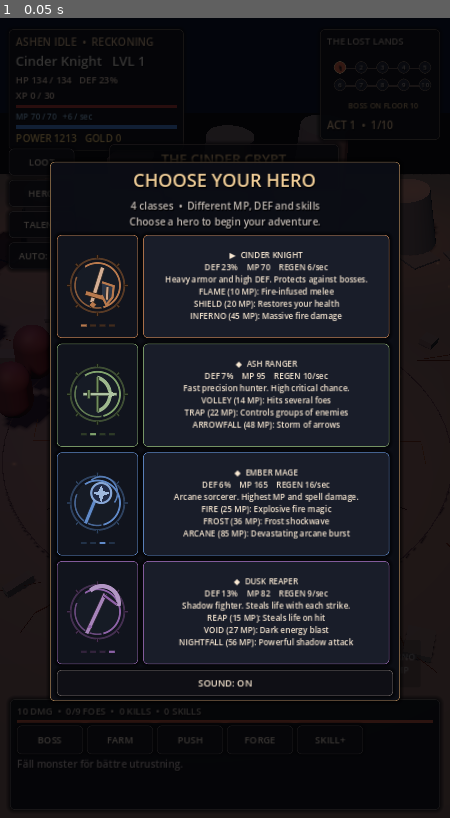
Above: before the commit, frame 1.
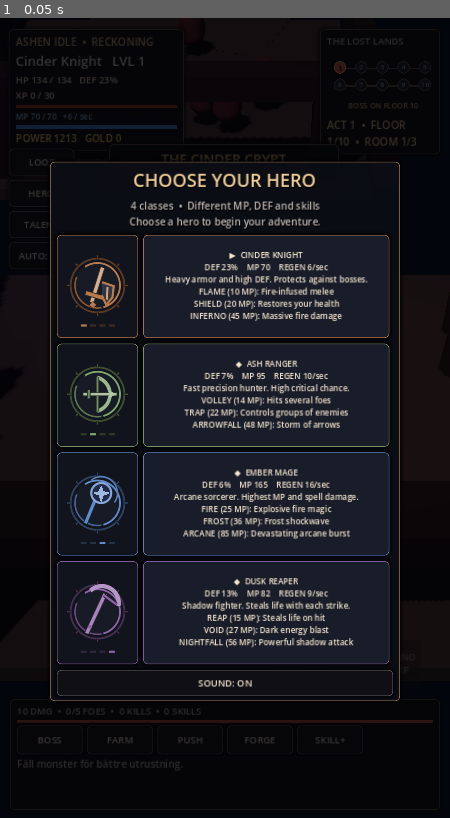
Above: after the commit, the same moment.

Repository: bananofil-wq/AshenIdle
Game: Godot game, scene res://scenes/main.tscn
Two runs of this game, one before a commit and one after it. Both use one fixed random seed, a clock stepped at 60 frames per second and the inputs below.
Inputs:
- Up to frame 1 (0.05 s): no input

The runs differ from the first frame. In frame 1, 3.3% of the frame differs, in the area x 0-100%, y 5-100%.

Commit message:
Replace arena loop with 3-chamber floor traversal, camera follow, room encounters and ten-floor biome themes

Diff:
--- a/scripts/main.gd
+++ b/scripts/main.gd
@@ -127,6 +127,10 @@
 var ritual_marks: Array = []
 var attack_animation_index := 0
 var biome_index := -1
+var dungeon_map: Node3D
+var dungeon_points := PackedVector3Array()
+var dungeon_room_index := 1
+var dungeon_travel_distance := 0.0
 var boss_telegraph: MeshInstance3D
 var boss_cast_timer := 4.5
 var boss_cast_windup := 0.0
@@ -277,14 +281,12 @@
     arcane.light_energy = 0.68
     arcane.omni_range = 12
 
-    _box(self, Vector3(22.5, 1.1, 22.5), Vector3(0, -0.62, 0), Color("0c0e13"))
-    _make_dungeon_floor()
-    _place_dungeon_detail()
-    _decorate_arena()
-    _scatter_embers()
-    hero = _make_animated_character(["Knight", "Rogue", "Mage", "Barbarian"][hero_class], Vector3(-0.45, 0, 0.65), false)
-    # All on-screen creatures are real combat entities; no decorative fake opponent.
-    _spawn_horde()
+    # The old static arena is replaced by interconnected dungeon chambers.
+    var dungeon_script: Script = preload("res://scripts/dungeon_builder.gd")
+    dungeon_map = dungeon_script.new() as Node3D
+    dungeon_map.name = "TraversableDungeon"
+    add_child(dungeon_map)
+    hero = _make_animated_character(["Knight", "Rogue", "Mage", "Barbarian"][hero_class], Vector3(0, 0, 5), false)
 
 func _panel_color() -> StyleBoxFlat:
     var b = StyleBoxFlat.new()
@@ -706,6 +708,15 @@
         enemy_hp = enemy_max
         return
     _clear_boss_telegraph()
+    if dungeon_map != null:
+        dungeon_points = dungeon_map.call("generate", stage) as PackedVector3Array
+    dungeon_room_index = 1
+    if hero != null and dungeon_points.size() > 0:
+        hero.position = dungeon_points[0]
+    if camera_ref != null and hero != null:
+        camera_focus = hero.position
+        camera_ref.position = hero.position + Vector3(0.0, 13.8, 14.9)
+        camera_ref.look_at(hero.position + Vector3(0, 0.8, -2.3), Vector3.UP)
     _spawn_horde()
     _update_wave_health()
     _apply_biome()
@@ -759,6 +770,10 @@
     var target: Node3D = _choose_target()
     if target == null or not is_instance_valid(target):
         return
+    # Stop attacking through walls / from a different room. Travel comes first.
+    var attack_reach: float = 5.9 if hero_class == 1 or hero_class == 2 else 2.45
+    if hero.position.distance_to(target.position) > attack_reach:
+        return
     var crit: bool = rng.randf() < clampf(0.20 + _bonus("crit") / 100.0 + (0.08 if hero_class == 1 else 0.0), 0.20, 0.75)
     var damage: float = _damage() * rng.randf_range(0.90, 1.40) * (2.1 if crit else 1.0)
     if hero_class == 3:
@@ -873,39 +888,40 @@
 func _move_hero(delta: float) -> void:
     if hero == null or not is_instance_valid(hero) or popup_shade.visible:
         return
-    var destination := Vector3(-0.4, 0.0, 0.7)
-    var before_position: Vector3 = hero.position
+    var before: Vector3 = hero.position
+    var destination: Vector3 = dungeon_points[dungeon_room_index] if dungeon_points.size() > dungeon_room_index else hero.position
     var target: Node3D = _choose_target()
-    if target != null:
-        var retreat: Vector3 = hero.position - target.position
-        retreat.y = 0.0
-        if retreat.length_squared() < 0.01:
-            retreat = Vector3.RIGHT
-        destination = target.position + retreat.normalized() * (1.85 if hero_class == 1 or hero_class == 2 else 1.05)
-        destination.x = clampf(destination.x, -3.2, 3.2)
-        destination.z = clampf(destination.z, -3.2, 3.2)
-        var look_dir: Vector3 = target.position - hero.position
-        if look_dir.length_squared() > 0.1:
-            hero.rotation.y = lerp_angle(hero.rotation.y, atan2(look_dir.x, look_dir.z), clampf(delta * 6.0, 0.0, 1.0))
-    # Bosses target a ground position when charging. The auto-fighter must
-    # react and dodge rather than standing in an unavoidable area attack.
+    var in_encounter: bool = hero.position.distance_to(destination) < 5.5
+    # Along the corridor: always move towards the next room. Only stop for
+    # actual enemies when close enough to the chamber.
+    if in_encounter and target != null and is_instance_valid(target):
+        var from_target: Vector3 = hero.position - target.position
+        from_target.y = 0.0
+        if from_target.length_squared() < 0.03:
+            from_target = Vector3.RIGHT
+        destination = target.position + from_target.normalized() * (3.45 if hero_class == 1 or hero_class == 2 else 1.45)
     if boss_cast_windup > 0.0 and boss_telegraph != null and is_instance_valid(boss_telegraph):
         var away: Vector3 = hero.position - boss_warning_center
         away.y = 0.0
-        if away.length_squared() < 0.02:
-            away = hero.position - target.position if target != null else Vector3.RIGHT
-        if away.length_squared() < 0.02:
+        if away.length_squared() < 0.03:
             away = Vector3.RIGHT
-        destination = boss_warning_center + away.normalized() * 2.75
-        destination.x = clampf(destination.x, -4.5, 4.5)
-        destination.z = clampf(destination.z, -4.5, 4.5)
-    var movement: Vector3 = destination - hero.position
-    movement.y = 0.0
-    var desired_speed: float = minf(3.6, movement.length() * 2.8)
-    if movement.length() > 0.08:
-        hero.position += movement.normalized() * minf(movement.length(), desired_speed * delta)
-    var velocity: float = Vector2(hero.position.x - before_position.x, hero.position.z - before_position.z).length() / maxf(0.001, delta)
+        destination = boss_warning_center + away.normalized() * 2.90
+    # Never leave the current chamber or the walkable spine of the corridor.
+    var route_x: float = dungeon_points[dungeon_room_index].x if dungeon_points.size() > dungeon_room_index else 0.0
+    destination.x = clampf(destination.x, route_x - 3.35, route_x + 3.35)
+    var motion: Vector3 = destination - hero.position
+    motion.y = 0.0
+    var speed: float = 3.75 if not in_encounter else 3.20
+    if motion.length() > 0.10:
+        hero.position += motion.normalized() * minf(motion.length(), speed * delta)
+    var velocity: float = hero.position.distance_to(before) / maxf(0.001, delta)
+    dungeon_travel_distance += hero.position.distance_to(before)
     _animate_actor(hero, velocity)
+    if motion.length_squared() > 0.08:
+        hero.rotation.y = lerp_angle(hero.rotation.y, atan2(motion.x, motion.z), clampf(delta * 8.0, 0.0, 1.0))
+    elif target != null and is_instance_valid(target):
+        var face: Vector3 = target.position - hero.position
+        hero.rotation.y = lerp_angle(hero.rotation.y, atan2(face.x, face.z), clampf(delta * 8.0, 0.0, 1.0))
     hero.position.y = 0.0
     if hero_hit_flash > 0.0:
         hero_hit_flash = maxf(0.0, hero_hit_flash - delta)
@@ -984,20 +1000,20 @@
         _refresh()
 
 func _apply_biome() -> void:
-    var next_biome: int = posmod(floori(float(stage - 1) / float(BOSS_INTERVAL)), 3)
+    var next_biome: int = posmod(floori(float(stage - 1) / float(BOSS_INTERVAL)), 5)
     if biome_index == next_biome or bg_environment == null:
         return
     biome_index = next_biome
     var scene: Environment = bg_environment.environment
-    scene.background_color = [Color("070a12"), Color("07121b"), Color("170b1e")][next_biome]
-    scene.ambient_light_color = [Color("677186"), Color("5b8ea2"), Color("91617b")][next_biome]
+    scene.background_color = [Color("070a12"), Color("091925"), Color("0b1e12"), Color("130e24"), Color("250b09")][next_biome]
+    scene.ambient_light_color = [Color("677186"), Color("88b5c8"), Color("79a27a"), Color("805aa6"), Color("aa634b")][next_biome]
     if fire_light != null:
-        fire_light.light_color = [Color("ff6332"), Color("59a5f7"), Color("d53f8c")][next_biome]
+        fire_light.light_color = [Color("ff6332"), Color("8ee3ff"), Color("a4dc72"), Color("c376ff"), Color("ff6e30")][next_biome]
     if mystic_light != null:
-        mystic_light.light_color = [Color("965eff"), Color("6fcad8"), Color("d18d4b")][next_biome]
+        mystic_light.light_color = [Color("965eff"), Color("63b4d3"), Color("5b9f66"), Color("743ee0"), Color("ff9b45")][next_biome]
     if center_banner != null:
-        center_banner.text = ["THE CINDER CRYPT", "THE FROST WASTES", "THE VOID CITADEL"][next_biome]
-        center_banner.add_theme_color_override("font_color", [Color("ffd08c"), Color("b3ebff"), Color("f2bddc")][next_biome])
+        center_banner.text = ["THE CINDER CRYPT", "THE FROST HOLLOW", "THE THORNWILD", "THE VOID CITADEL", "THE MOLTEN DEPTHS"][next_biome]
+        center_banner.add_theme_color_override("font_color", [Color("ffd08c"), Color("b3ebff"), Color("b0e3a4"), Color("d4b4ff"), Color("ffbb81")][next_biome])
 
 func _bind_motion_driver(actor: Node3D) -> void:
     if actor == null:
@@ -1076,29 +1092,23 @@
     if not cinematic_camera:
         return
     camera_time += delta
-    # Follow combat from an isometric overhead boom. Avoid exaggerated camera
-    # movement that would disorient a portrait-screen player.
-    var hero_target: Vector3 = hero.global_position
-    hero_target.x = clampf(hero_target.x, -3.1, 3.1)
-    hero_target.z = clampf(hero_target.z, -3.1, 3.1)
-    var focus: Vector3 = hero_target * 0.63
+    # Portrait-isometric tracking down a long world, not an orbit of one arena.
+    # Lead the hero by several metres so the next room is in view.
+    var focus: Vector3 = hero.global_position + Vector3(0, 0.70, -2.2)
     var target: Node3D = _choose_target()
-    if target != null:
-        focus += (target.global_position - hero_target) * 0.12
-    focus.y = 0.66
-    camera_focus = camera_focus.lerp(focus, clampf(delta * 2.1, 0.0, 1.0))
-    var boss_fight: bool = stage % BOSS_INTERVAL == 0
-    var look_offset := Vector3(0, 13.6 if boss_fight else 13.4, 15.1 if boss_fight else 14.5)
-    var subtle_orbit: float = sin(camera_time * 0.31) * 0.32
-    var random_shake := Vector3(
-        sin(camera_time * 83.0) * camera_shake,
-        cos(camera_time * 69.0) * camera_shake * 0.50,
-        sin(camera_time * 51.0) * camera_shake * 0.5
-    )
-    var destination: Vector3 = camera_focus + look_offset + Vector3(subtle_orbit, 0.0, -camera_kick * 0.26) + random_shake
-    camera_ref.global_position = camera_ref.global_position.lerp(destination, clampf(delta * 3.3, 0.0, 1.0))
-    camera_ref.look_at(camera_focus + Vector3(0.0, 0.6, 0.0), Vector3.UP)
-    camera_ref.fov = lerpf(camera_ref.fov, (37.5 if boss_fight else 39.0) - camera_kick * 0.7, clampf(delta * 2.0, 0.0, 1.0))
+    if target != null and hero.position.distance_to(target.position) < 7.5:
+        focus = focus.lerp(target.global_position + Vector3(0, 0.8, 0), 0.17)
+    camera_focus = camera_focus.lerp(focus, clampf(delta * 3.1, 0, 1))
+    var boss_fight: bool = stage % BOSS_INTERVAL == 0 and dungeon_room_index == 3
+    var random_shake := Vector3(sin(camera_time * 83.0) * camera_shake, cos(camera_time * 69.0) * camera_shake * 0.5, sin(camera_time * 51.0) * camera_shake * 0.5)
+    var destination: Vector3 = camera_focus + Vector3(0, 14.6 if boss_fight else 13.7, 14.9) + random_shake + Vector3(0, 0, -camera_kick * 0.18)
+    camera_ref.global_position = camera_ref.global_position.lerp(destination, clampf(delta * 3.2, 0, 1))
+    camera_ref.look_at(camera_focus, Vector3.UP)
+    camera_ref.fov = lerpf(camera_ref.fov, 42.0 if boss_fight else 41.0, clampf(delta * 1.5, 0, 1))
+    if fire_light != null:
+        fire_light.position = hero.position + Vector3(2.8, 3.7, -1.4)
+    if mystic_light != null:
+        mystic_light.position = hero.position + Vector3(-3.8, 3.4, -5.5)
     camera_kick = move_toward(camera_kick, 0.0, delta * 2.7)
     camera_shake = move_toward(camera_shake, 0.0, delta * 0.95)
 
@@ -1203,6 +1213,16 @@
     boss_max = maxf(boss_max, 1.0)
 
 func _complete_wave() -> void:
+    # A floor has three linked encounters; clearing one opens the NEXT room.
+    # Progressing beyond the final encounter generates the following floor.
+    if dungeon_room_index < 3:
+        dungeon_room_index += 1
+        combat_note = "CHAMBER CLEARED — ADVANCING TO ROOM %d / 3" % dungeon_room_index
+        hp = minf(_max_hp(), hp + _max_hp() * 0.10)
+        _spawn_horde()
+        _update_wave_health()
+        _refresh()
+        return
     var was_boss: bool = stage % BOSS_INTERVAL == 0
     if grind_mode:
         grind_cycles += 1
@@ -1481,7 +1501,7 @@
         hero_mana_bar.scale.x = clampf(mp / maxf(1.0, _max_mp()), 0.01, 1.0)
     if hero_mana_label != null:
         hero_mana_label.text = "MP %.0f / %.0f   +%.0f / sec" % [mp, _max_mp(), _mana_regeneration()]
-    stage_banner.text = "ACT %d  •  %d/10%s" % [floori(float(stage - 1) / float(BOSS_INTERVAL)) + 1, posmod(stage - 1, BOSS_INTERVAL) + 1, " BOSS" if stage % BOSS_INTERVAL == 0 else ""]
+    stage_banner.text = "ACT %d  •  FLOOR %d/10  •  ROOM %d/3%s" % [floori(float(stage - 1) / float(BOSS_INTERVAL)) + 1, posmod(stage - 1, BOSS_INTERVAL) + 1, dungeon_room_index, " BOSS" if stage % BOSS_INTERVAL == 0 else ""]
     var boss_panel: Control = overlay.get_node_or_null("BossHPPanel") as Control
     if boss_panel != null:
         boss_panel.visible = stage % BOSS_INTERVAL == 0
@@ -1847,7 +1867,7 @@
 
 func _random_spawn() -> Vector3:
     var a := rng.randf_range(0.0, TAU)
-    var d := rng.randf_range(1.7, 4.8)
+    var d := rng.randf_range(0.8, 2.8)
     return Vector3(cos(a) * d, 0, sin(a) * d)
 
 
@@ -1857,8 +1877,8 @@
             mob.queue_free()
     arena_mobs.clear()
     wave_kills = 0
-    var is_boss: bool = stage % BOSS_INTERVAL == 0
-    var mob_count: int = (6 + mini(int(stage / 20), 4)) if is_boss else (9 + mini(int(stage / 10), 9))
+    var is_boss: bool = stage % BOSS_INTERVAL == 0 and dungeon_room_index == 3
+    var mob_count: int = (5 + mini(int(stage / 20), 3)) if is_boss else (5 + mini(int(stage / 16), 3))
     wave_size = mob_count
     for i in range(mob_count):
         var elite: bool = is_boss and i == 0
@@ -1895,7 +1915,8 @@
             body.radius = 0.38 if not elite else 0.67
             body.height = 1.18 if not elite else 2.1
             _mesh(root, body, Vector3(0, 0.8, 0), _mat(Color("80404f")))
-        root.position = Vector3(0.95, 0.0, -0.45) if elite else _random_spawn()
+        var spawn_center: Vector3 = dungeon_points[dungeon_room_index] if dungeon_points.size() > dungeon_room_index else Vector3.ZERO
+        root.position = spawn_center + (Vector3(0.0, 0.0, -0.90) if elite else _random_spawn())
         var variant_hp: float = [13.0, 10.5, 16.0][_boss_variant()]
         var mob_health := (14.0 + float(stage) * 5.0 + float(level) * 0.20) * (variant_hp if elite else 1.0)
         root.set_meta("hp", mob_health)
@@ -2074,35 +2095,35 @@
         var mob: Node3D = arena_mobs[i] as Node3D
         if not is_instance_valid(mob):
             continue
-        var is_boss: bool = bool(mob.get_meta("boss", false))
-        var phase: float = float(mob.get_meta("phase", 0.0))
-        var hero_anchor: Vector3 = hero.position if hero != null else Vector3.ZERO
-        # Enemy packs advance, pause to engage, and circle by small offsets.
-        # The previous perpetual large orbit looked like chess pieces gliding.
-        var a: float = float(i) * 2.39996 + sin(chaos_time * 0.57 + phase) * 0.31
-        var radius: float = 1.65 if is_boss else 1.35 + float(i % 5) * 0.34
-        var desired: Vector3 = hero_anchor + Vector3(cos(a) * radius, 0.0, sin(a) * radius)
-        desired.x = clampf(desired.x, -4.9, 4.9)
-        desired.z = clampf(desired.z, -4.9, 4.9)
+        var boss: bool = bool(mob.get_meta("boss", false))
+        var phase: float = float(mob.get_meta("phase", 0))
+        var center: Vector3 = dungeon_points[dungeon_room_index] if dungeon_points.size() > dungeon_room_index else Vector3.ZERO
+        var engaged: bool = hero != null and hero.position.distance_to(center) <= 7.6
+        # Keep the next room populated but stationary until the hero approaches.
+        # Once engaged, creatures close in, stagger and attack naturally.
+        var desired: Vector3 = mob.position
+        if engaged:
+            var angle: float = float(i) * 2.40 + sin(chaos_time * 0.38 + phase) * 0.24
+            var radius: float = 1.45 if boss else 1.23 + float(i % 4) * 0.31
+            desired = hero.position + Vector3(cos(angle) * radius, 0, sin(angle) * radius)
         var last_position: Vector3 = mob.position
-        var stagger: float = maxf(0.0, float(mob.get_meta("stagger", 0.0)) - delta)
+        var stagger: float = maxf(0, float(mob.get_meta("stagger", 0)) - delta)
         mob.set_meta("stagger", stagger)
         var knockback: Vector3 = mob.get_meta("knockback", Vector3.ZERO)
         mob.position += knockback * delta
         mob.set_meta("knockback", knockback.move_toward(Vector3.ZERO, delta * 7.0))
         var chase: Vector3 = desired - mob.position
-        chase.y = 0.0
-        if stagger <= 0.0 and chase.length() > 0.16:
-            var movement_speed: float = 1.28 + float(mob.get_meta("speed", 0.25)) * 1.45
-            var travel: float = minf(chase.length(), movement_speed * delta)
-            mob.position += chase.normalized() * travel
-        var mob_velocity: float = Vector2(mob.position.x - last_position.x, mob.position.z - last_position.z).length() / maxf(0.001, delta)
-        _animate_actor(mob, mob_velocity)
-        mob.position.y = 0.0
-        if hero != null:
-            var towards_hero: Vector3 = hero.position - mob.position
-            if towards_hero.length_squared() > 0.01:
-                mob.rotation.y = lerp_angle(mob.rotation.y, atan2(towards_hero.x, towards_hero.z), clampf(delta * (3.4 if is_boss else 5.1), 0.0, 1.0))
+        chase.y = 0
+        if engaged and stagger <= 0.0 and chase.length() > 0.18:
+            var speed: float = 1.28 + float(mob.get_meta("speed", 0.25)) * 1.35
+            mob.position += chase.normalized() * minf(chase.length(), speed * delta)
+        var velocity: float = mob.position.distance_to(last_position) / maxf(0.001, delta)
+        _animate_actor(mob, velocity)
+        mob.position.y = 0
+        if engaged and hero != null:
+            var face: Vector3 = hero.position - mob.position
+            if face.length_squared() > 0.02:
+                mob.rotation.y = lerp_angle(mob.rotation.y, atan2(face.x, face.z), clampf(delta * 5.0, 0, 1))
     for i in range(spell_fx.size() - 1, -1, -1):
         var fx: Dictionary = spell_fx[i]
         fx["time"] = float(fx["time"]) - delta
